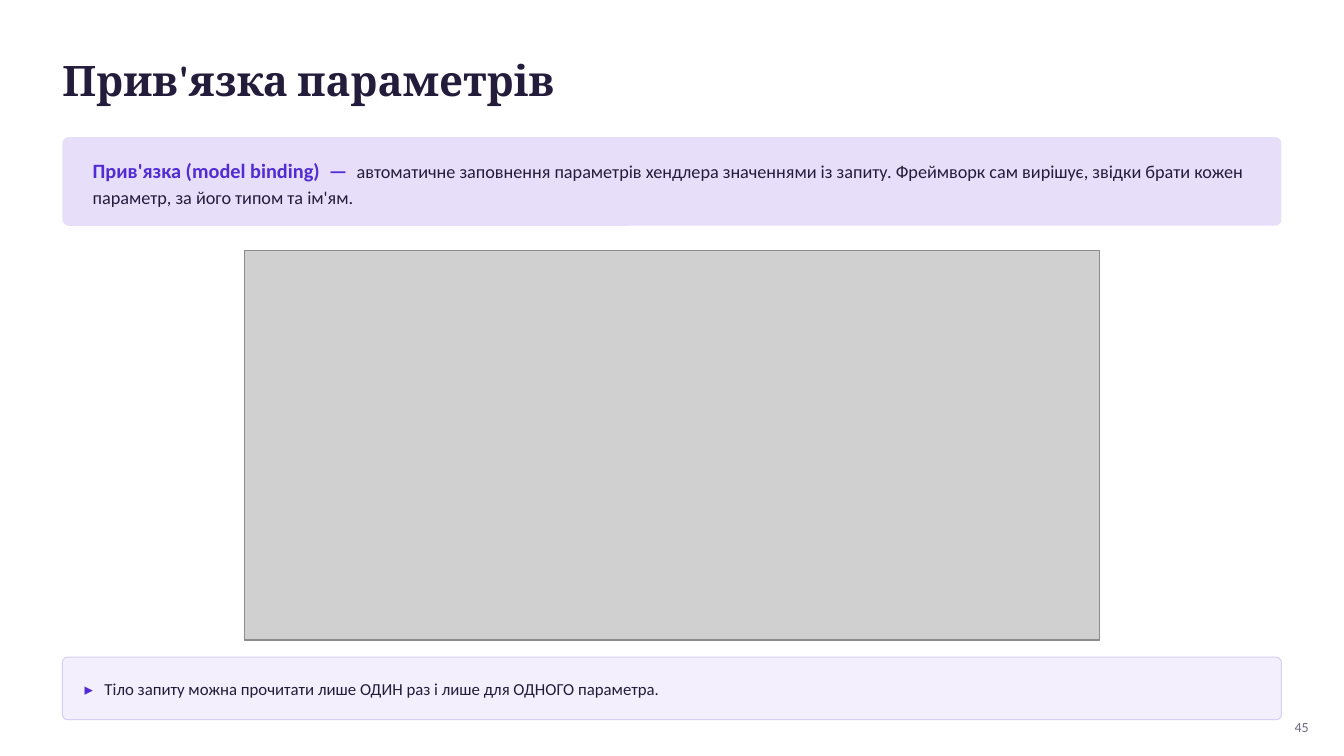
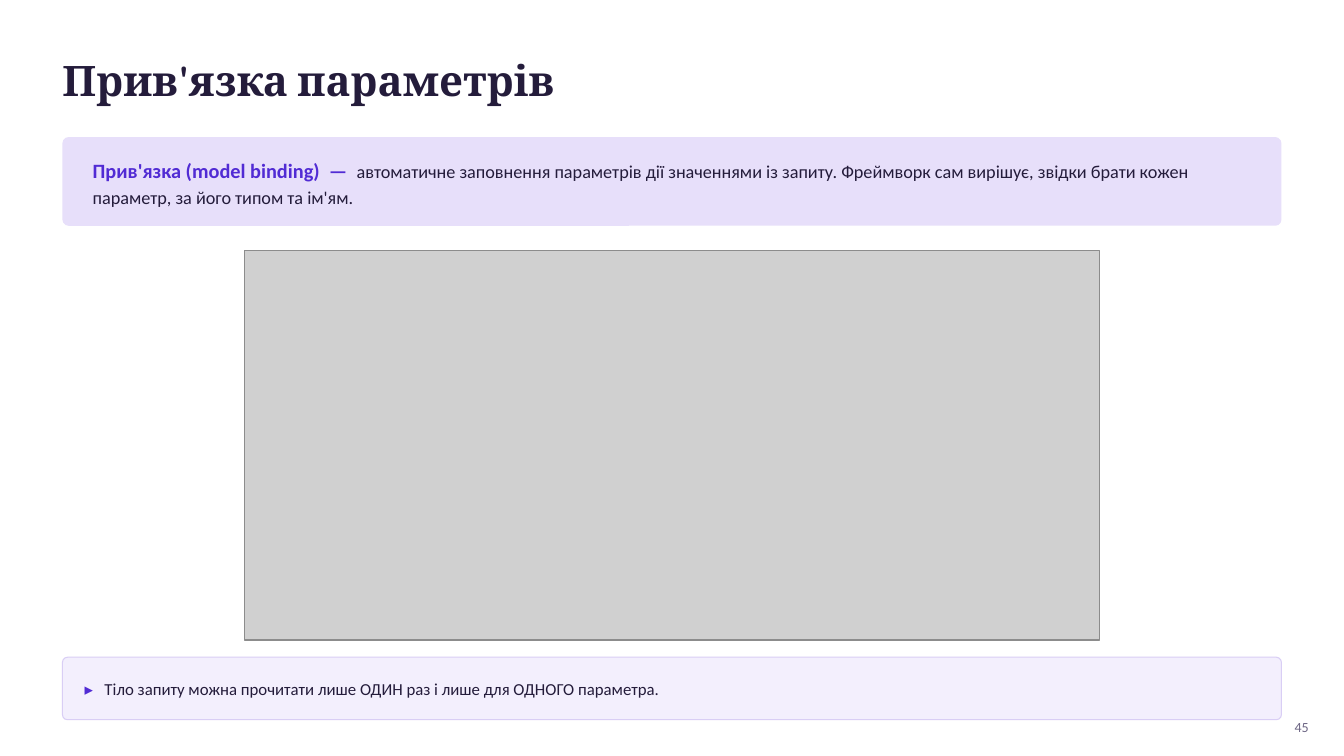
Before and after one commit to MrTomkaYurii/AspNet-Basics, a slide deck: slide 45 of docs/Основи ASP.NET Core — лекція.pptx. Drawn at 1344x756 pixels with LibreOffice and Linux fonts; fonts in the diff are those of the drawing; grey boxes stand for pictures. Boxes give left, top, right and bottom in pixels: in the first picture for what was removed or moved away, otherwise in the second. Text is boxed around its words. In the diff, an @@ line names an element or a change of style, - is before the commit and + after.

```diff
--- a/docs/Основи ASP.NET Core — лекція.pptx
+++ b/docs/Основи ASP.NET Core — лекція.pptx
@@ text at (93,163,1189,207): text changed @@
-Прив'язка (model binding) — автоматичне заповнення параметрів хендлера значеннями із запиту. Фреймворк сам вирішує, звідки брати кожен параметр, за його типом та ім'ям.
+Прив'язка (model binding) — автоматичне заповнення параметрів дії значеннями із запиту. Фреймворк сам вирішує, звідки брати кожен параметр, за його типом та ім'ям.
```
Also in this commit, not shown: 17 other slides changed, 2 slides added, 2 slides removed, 50 other files.
